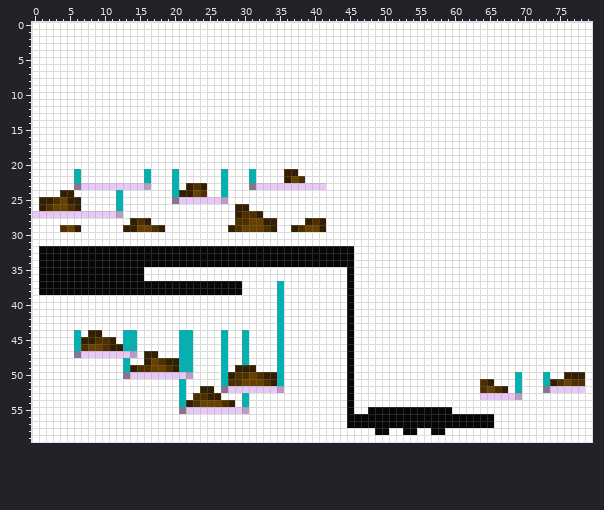
One commit to this sprite sheet: source/level_data/layouts/level3/layer1.png. The picture above is the old version.
The file is 80x60 pixels.
Now the later version:
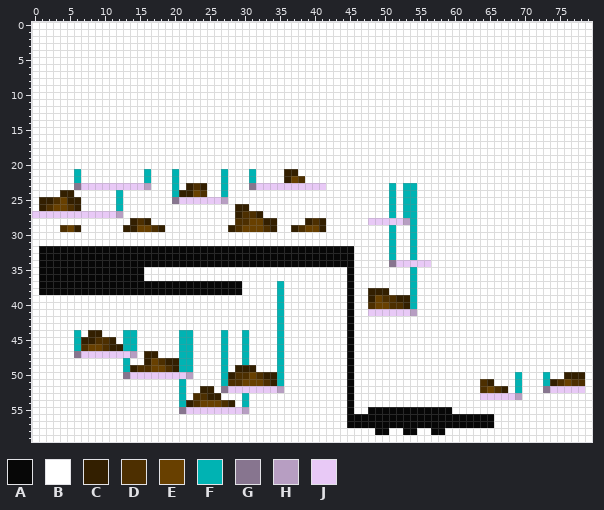
Palette (. is transparent): A #070707  B #ffffff  C #331f00  D #4d2f00  E #684000  F #00b3b3  G #87758f  H #b79ec2  J #e8c9f6
Change:
y 23..27: x 51 B -> F; x 53..54 BB -> FF
y 28: x 48..54 BBBBBBB -> JJJJJHF
y 29..33: x 51 B -> F; x 54 B -> F
y 34: x 51..56 BBBBBB -> GJJJJJ
y 35..37: x 54 B -> F
y 38: x 48..50 BBB -> CCC; x 54 B -> F
y 39: x 48..54 BBBBBBB -> CEDDCCF
y 40: x 48..54 BBBBBBB -> DEEDDCF
y 41: x 48..54 BBBBBBB -> JJJJJJH
